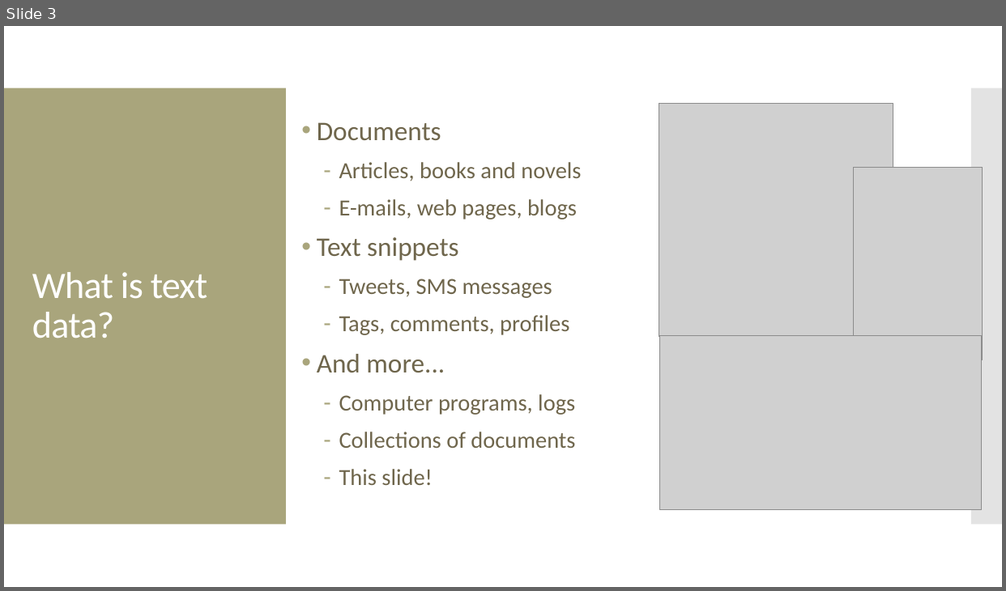
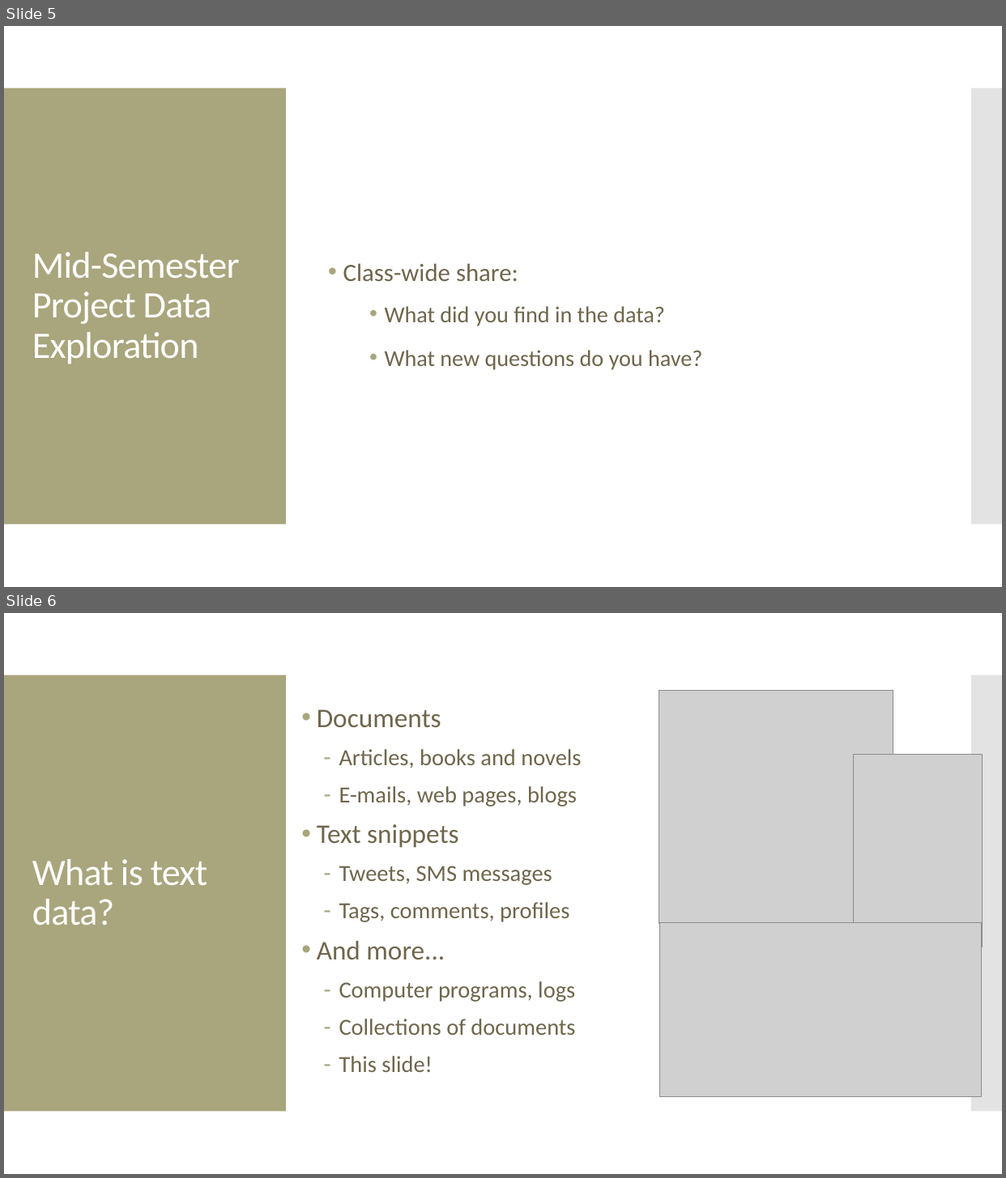
Before and after one commit to amosca01/SDS-CSC109, a slide deck: slides/13-text.pptx. Shown one above the other, each under a label of ours: slide 3 before the commit, slides 5 and 6 after it. The pictures are 1006x591 and 1006x1178 pixels, drawn with LibreOffice and Linux fonts; fonts in the diff are those of the drawing; grey boxes stand for pictures. Boxes give left, top, right and bottom in pixels: in the first picture for what was removed or moved away, otherwise in the second. Text is boxed around its words. In the diff, an @@ line names an element or a change of style, - is before the commit and + after.

Commit message:
class

```diff
--- a/slides/13-text.pptx
+++ b/slides/13-text.pptx
@@ slide 5 added at [4, 26, 1002, 587], background #FFFFFF; not listed: 2 template elements that a slide beside it also shows @@
@@ title added at [32, 252, 240, 365], 36 pt, text #FFFFFF @@
+Mid-Semester Project Data Exploration
@@ text added at [343, 263, 702, 370], 22 pt, text #6F664C @@
+• Class-wide share:
+  • What did you find in the data?
+  • What new questions do you have?
@@ what was slide 3 is now slide 6 @@
```
Also in this commit, not shown: 3 slides changed, 5 other slides added, 2 slides removed, 3 other files.
